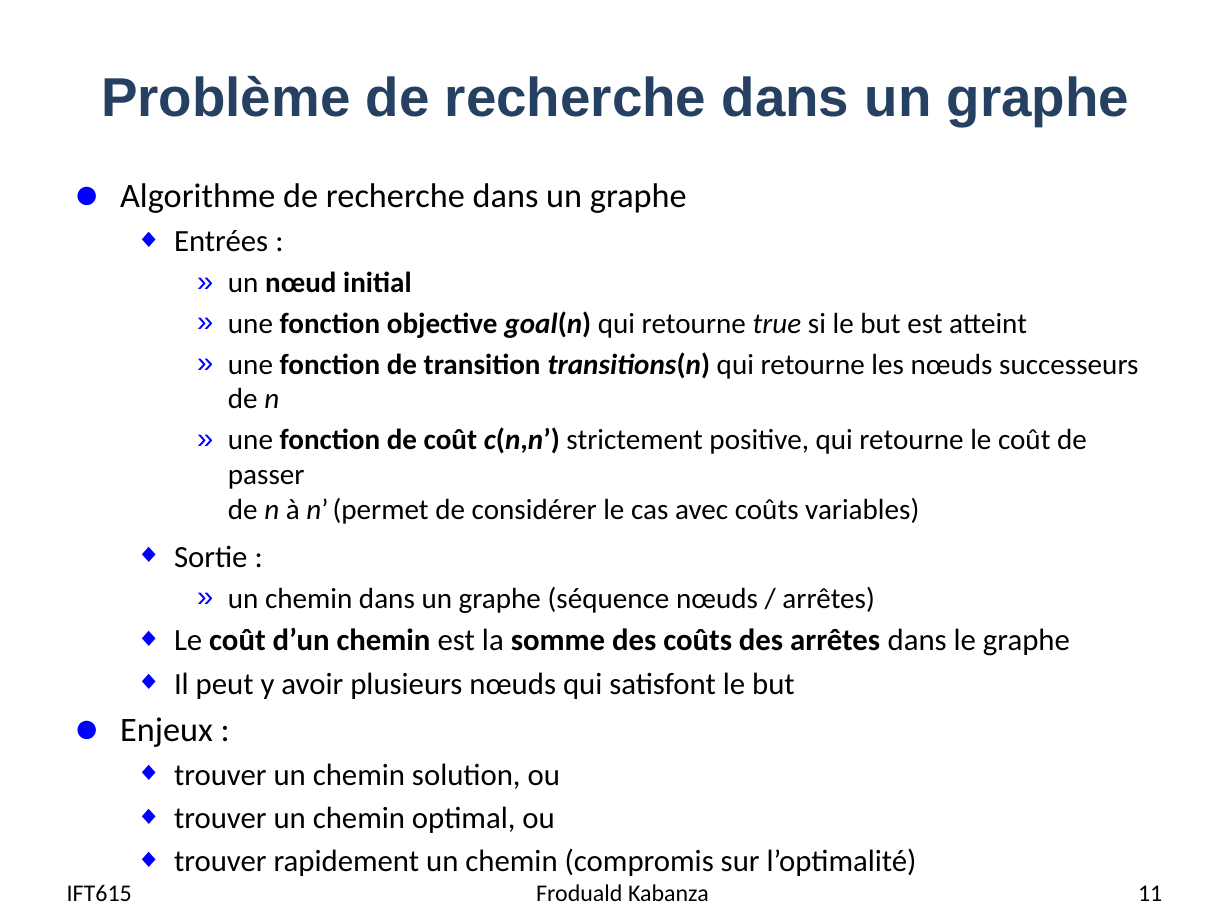
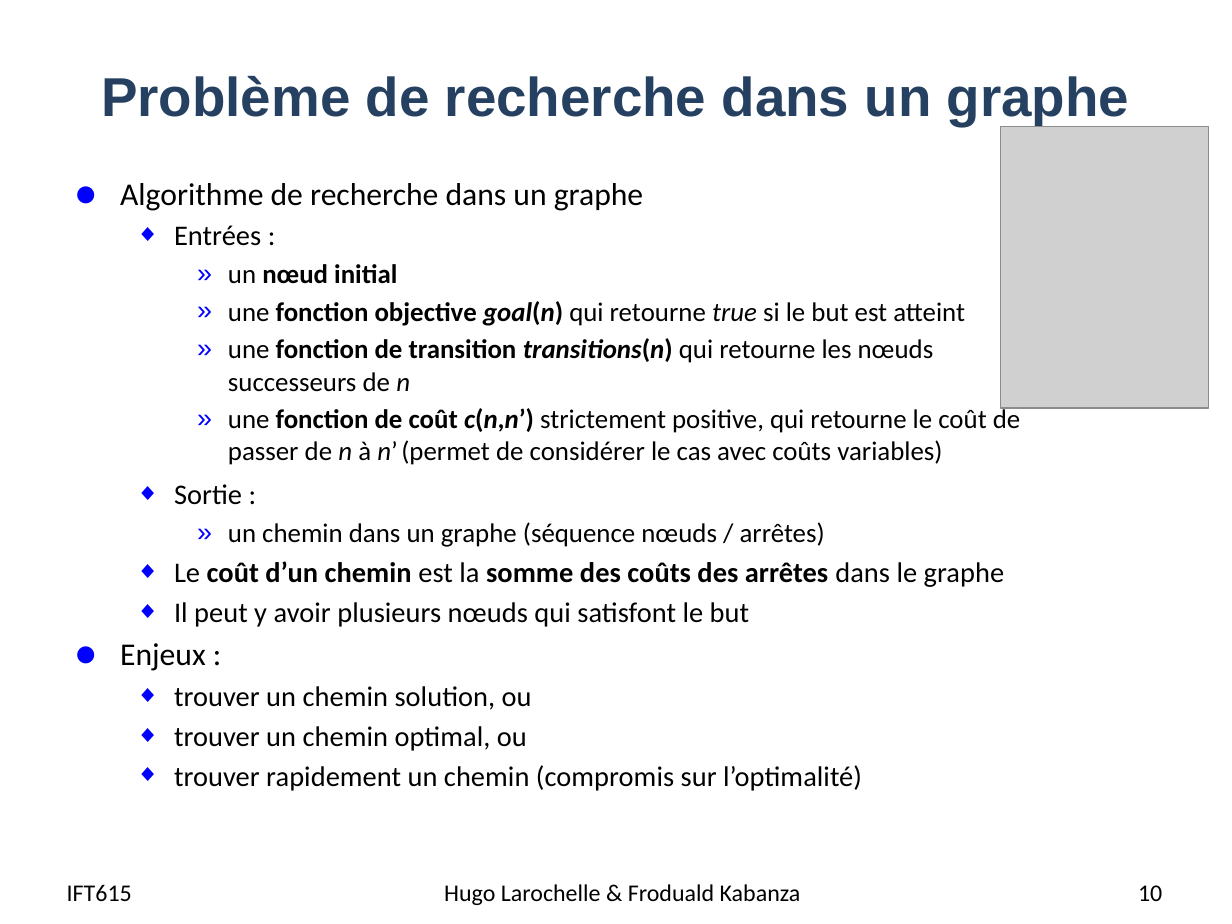
Before and after one commit to djeffkanda/djeffkanda.github.io, a slide deck: slide 10 of ift/assets/slides/ift615-13-Recherche heuristique globale.pptx (slide 11 before the commit). Drawn at 1232x924 pixels with LibreOffice and Linux fonts; fonts in the diff are those of the drawing; grey boxes stand for pictures. Boxes give left, top, right and bottom in pixels: in the first picture for what was removed or moved away, otherwise in the second. Text is boxed around its words. In the diff, an @@ line names an element or a change of style, - is before the commit and + after.

```diff
--- a/ift/assets/slides/ift615-13-Recherche heuristique globale.pptx
+++ b/ift/assets/slides/ift615-13-Recherche heuristique globale.pptx
@@ picture added at (x1=1000, y1=127, x2=1209, y2=409) @@
@@ text "Algorithme de recherche dans un ..." at (x1=120, y1=183, x2=1020, y2=791): size 20 to 18.5 pt in "Algorithme de recherche dans un graphe", "Enjeux :"; size 18 to 16.6 pt in "Entrées :", "Sortie :", "Le coût d’un chemin est la somme ...", "Il peut y avoir plusieurs nœuds qui ..." and 3 more places; size 17 to 15.7 pt in "un nœud initial", "une fonction objective goal(n) qui retourne true ...", "une fonction de transition transitions(n) qui retourne ...", "une fonction de coût c(n,n’) strictement positive, ..." and 1 more places @@
@@ text at (x1=444, y1=884, x2=801, y2=905): text changed @@
-Froduald Kabanza
+Hugo Larochelle & Froduald Kabanza
@@ page number at (x1=1138, y1=885, x2=1162, y2=901): text changed @@
-11
+10
```
Also in this commit, not shown: 49 other slides changed, 1 slide removed, 16 other files.
